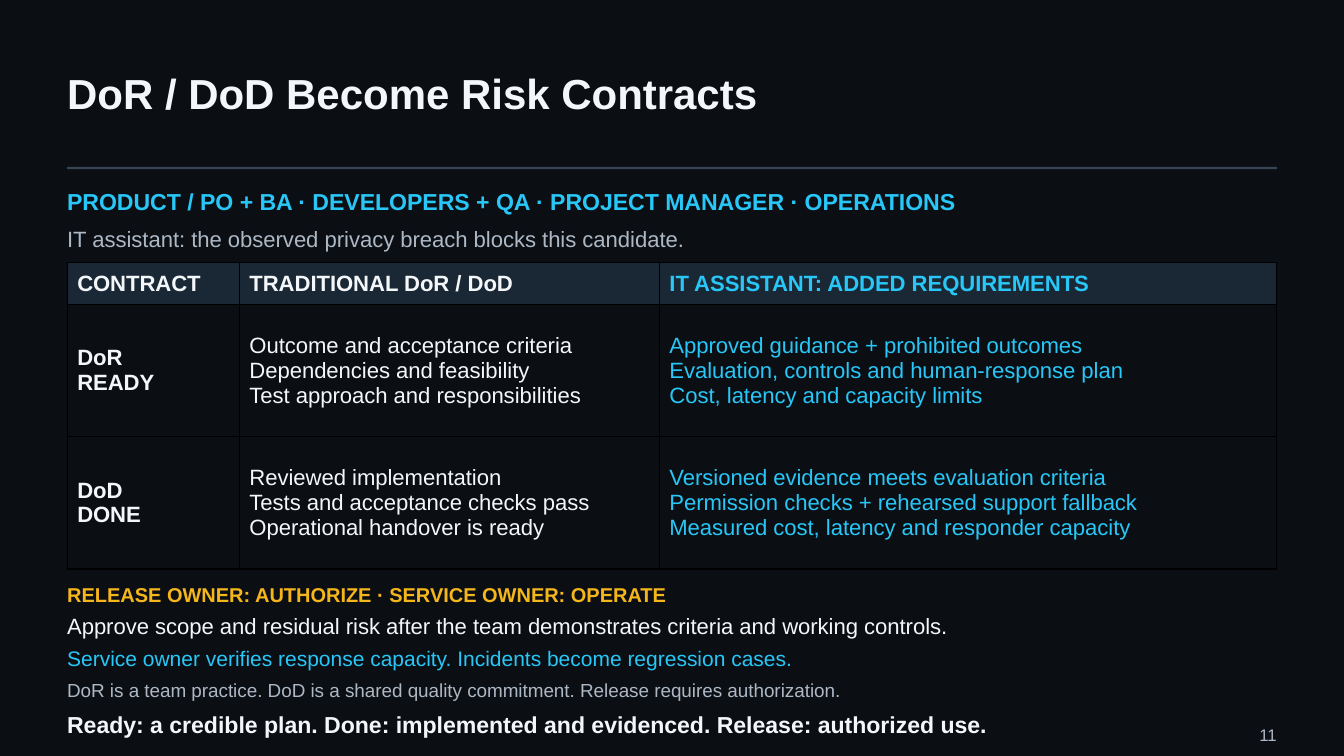
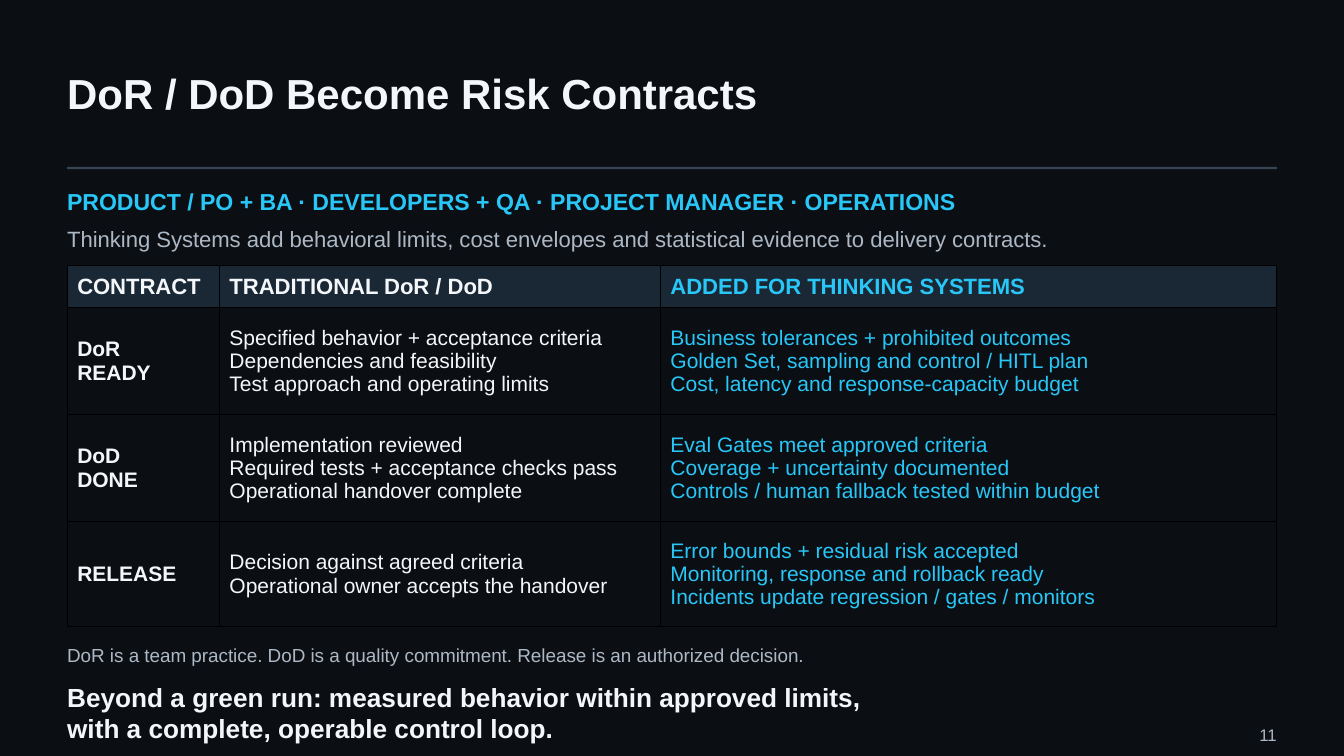
Before and after one commit to UncertaintyArchitectureGroup/uncertainty-architecture, a slide deck: slide 11 of assets/presentations/pmday-2026/ai-changes-both-sides.pptx. Drawn at 1344x756 pixels with LibreOffice and Linux fonts; fonts in the diff are those of the drawing. Boxes give left, top, right and bottom in pixels: in the first picture for what was removed or moved away, otherwise in the second. Text is boxed around its words. In the diff, an @@ line names an element or a change of style, - is before the commit and + after.

Commit message:
fix(presentation): restore PMDay framing and correct outcome labels

```diff
--- a/assets/presentations/pmday-2026/ai-changes-both-sides.pptx
+++ b/assets/presentations/pmday-2026/ai-changes-both-sides.pptx
@@ text at [67, 231, 1047, 252]: text changed @@
-IT assistant: the observed privacy breach blocks this candidate.
+Thinking Systems add behavioral limits, cost envelopes and statistical evidence to delivery contracts.
@@ table at [68, 266, 1277, 627] @@
-row 1: CONTRACT | TRADITIONAL DoR / DoD | IT ASSISTANT: ADDED REQUIREMENTS
-row 2: DoR / READY | Outcome and acceptance criteria / Dependencies and feasibility / Test approach and responsibilities | Approved guidance + prohibited outcomes / Evaluation, controls and human-response plan / Cost, latency and capacity limits
-row 3: DoD / DONE | Reviewed implementation / Tests and acceptance checks pass / Operational handover is ready | Versioned evidence meets evaluation criteria / Permission checks + rehearsed support fallback / Measured cost, latency and responder capacity
+row 1: CONTRACT | TRADITIONAL DoR / DoD | ADDED FOR THINKING SYSTEMS
+row 2: DoR / READY | Specified behavior + acceptance criteria / Dependencies and feasibility / Test approach and operating limits | Business tolerances + prohibited outcomes / Golden Set, sampling and control / HITL plan / Cost, latency and response-capacity budget
+row 3: DoD / DONE | Implementation reviewed / Required tests + acceptance checks pass / Operational handover complete | Eval Gates meet approved criteria / Coverage + uncertainty documented / Controls / human fallback tested within budget
+row 4: RELEASE | Decision against agreed criteria / Operational owner accepts the handover | Error bounds + residual risk accepted / Monitoring, response and rollback ready / Incidents update regression / gates / monitors
@@ table: place and size @@
-table at [68, 262, 1277, 569]
+table at [68, 266, 1277, 627]
@@ text removed at [67, 588, 666, 603] @@
-RELEASE OWNER: AUTHORIZE · SERVICE OWNER: OPERATE
@@ text at [67, 648, 804, 666]: text changed @@
-DoR is a team practice. DoD is a shared quality commitment. Release requires authorization.
+DoR is a team practice. DoD is a quality commitment. Release is an authorized decision.
@@ text removed at [67, 650, 792, 671] @@
-Service owner verifies response capacity. Incidents become regression cases.
@@ text at [67, 688, 860, 744]: text changed; size 15.8 to 18.8 pt; bold on @@
-Approve scope and residual risk after the team demonstrates criteria and working controls.
+Beyond a green run: measured behavior within approved limits,
+with a complete, operable control loop.
@@ text removed at [67, 716, 987, 738] @@
-Ready: a credible plan. Done: implemented and evidenced. Release: authorized use.
```
Also in this commit, not shown: 2 other slides changed, 1 slide added, 1 slide removed, 11 other files.
